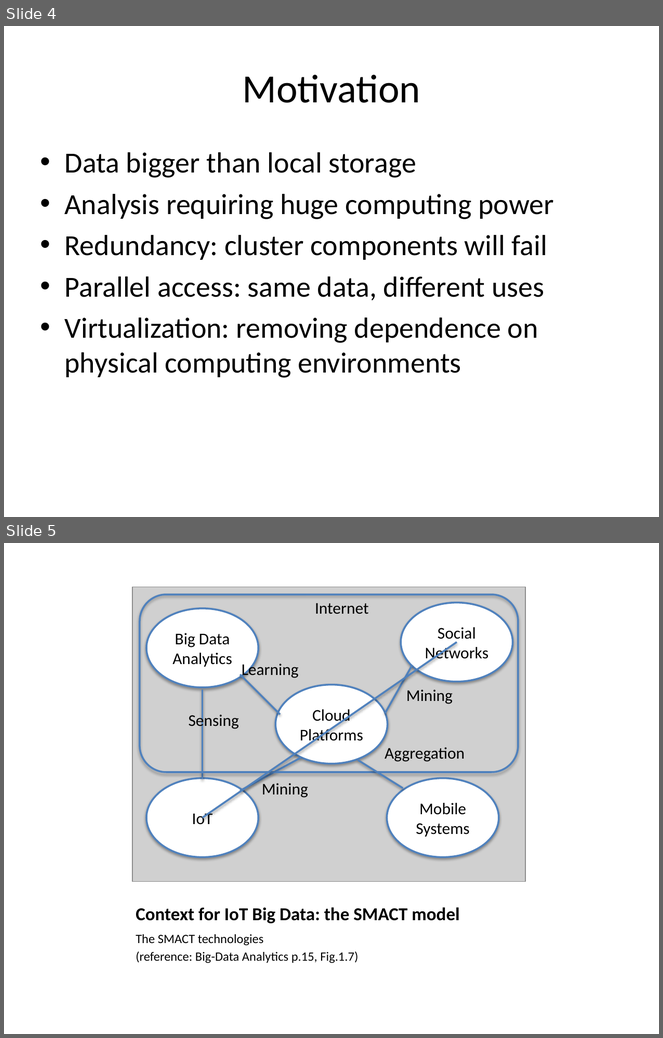
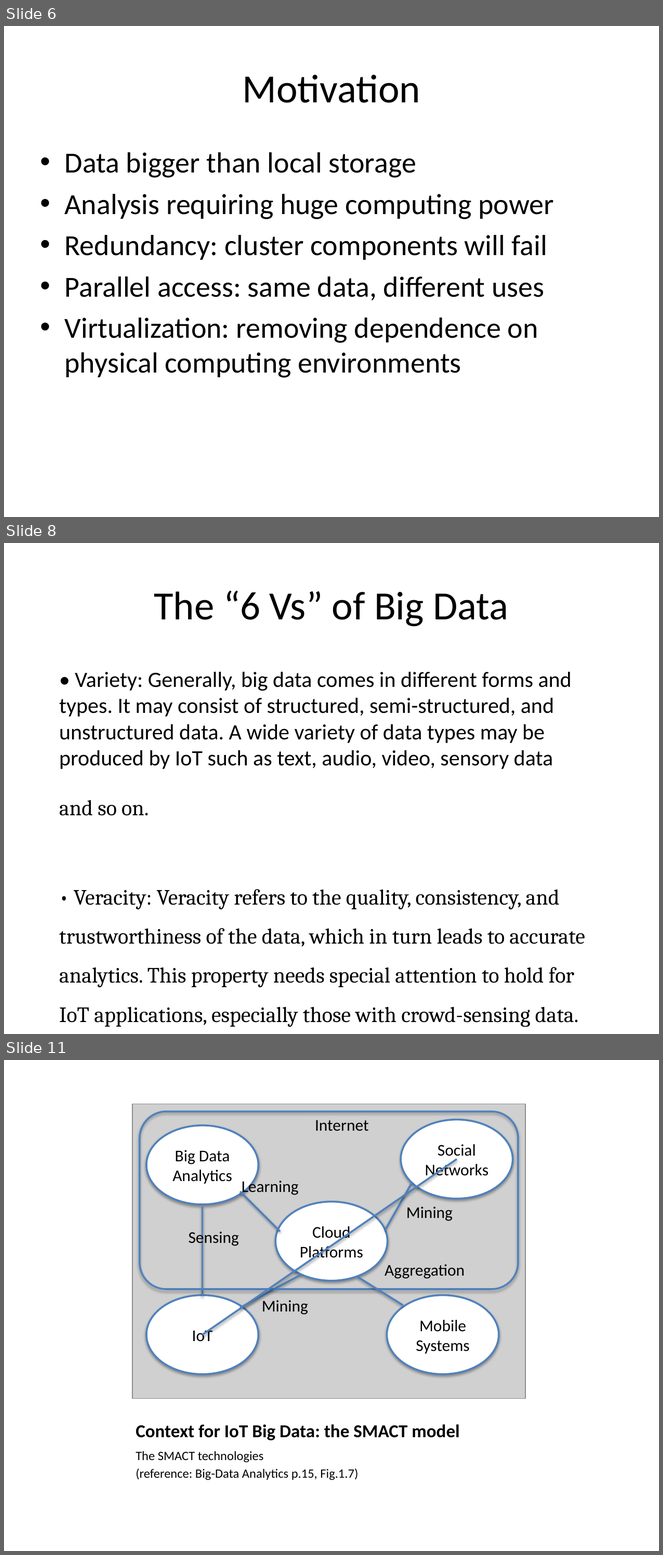
Before and after one commit to kic-markon/ITU_MSc_AM4, a slide deck: powerpoints/ITU Academy Slides AM4-02.pptx. Shown one above the other, each under a label of ours: slides 4 and 5 before the commit, slides 6, 8 and 11 after it; the slides between them are not shown. The pictures are 663x1038 and 663x1555 pixels, drawn with LibreOffice and Linux fonts; fonts in the diff are those of the drawing; grey boxes stand for pictures; background and template pictures are left out. Boxes give left, top, right and bottom in pixels: in the first picture for what was removed or moved away, otherwise in the second. Text is boxed around its words. In the diff, an @@ line names an element or a change of style, - is before the commit and + after.

```diff
--- a/powerpoints/ITU Academy Slides AM4-02.pptx
+++ b/powerpoints/ITU Academy Slides AM4-02.pptx
@@ slide 8 added at bbox=[4, 543, 659, 1034], background picture (left out) @@
@@ title added at bbox=[154, 590, 508, 627], 44 pt, text #000000 @@
+The “6 Vs” of Big Data
@@ text added at bbox=[59, 671, 585, 1028], 24 pt, text #000000 @@
+• Variety: Generally, big data comes in different forms and types. It may consist of structured, semi-structured, and unstructured data. A wide variety of data types may be produced by IoT such as text, audio, video, sensory data
+and so on.
+• Veracity: Veracity refers to the quality, consistency, and trustworthiness of the data, which in turn leads to accurate analytics. This property needs special attention to hold for IoT applications, especially those with crowd-sensing data.
@@ what was slide 4 is now slide 6 @@
@@ what was slide 5 is now slide 11 @@
```
Also in this commit, not shown: 1 slide changed, 7 other slides added, 5 other files.
